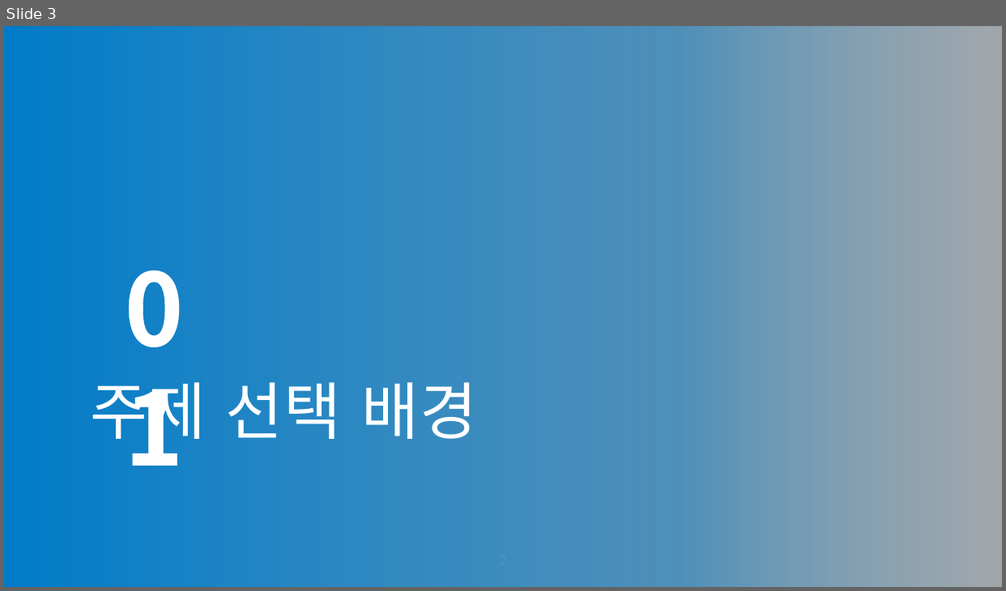
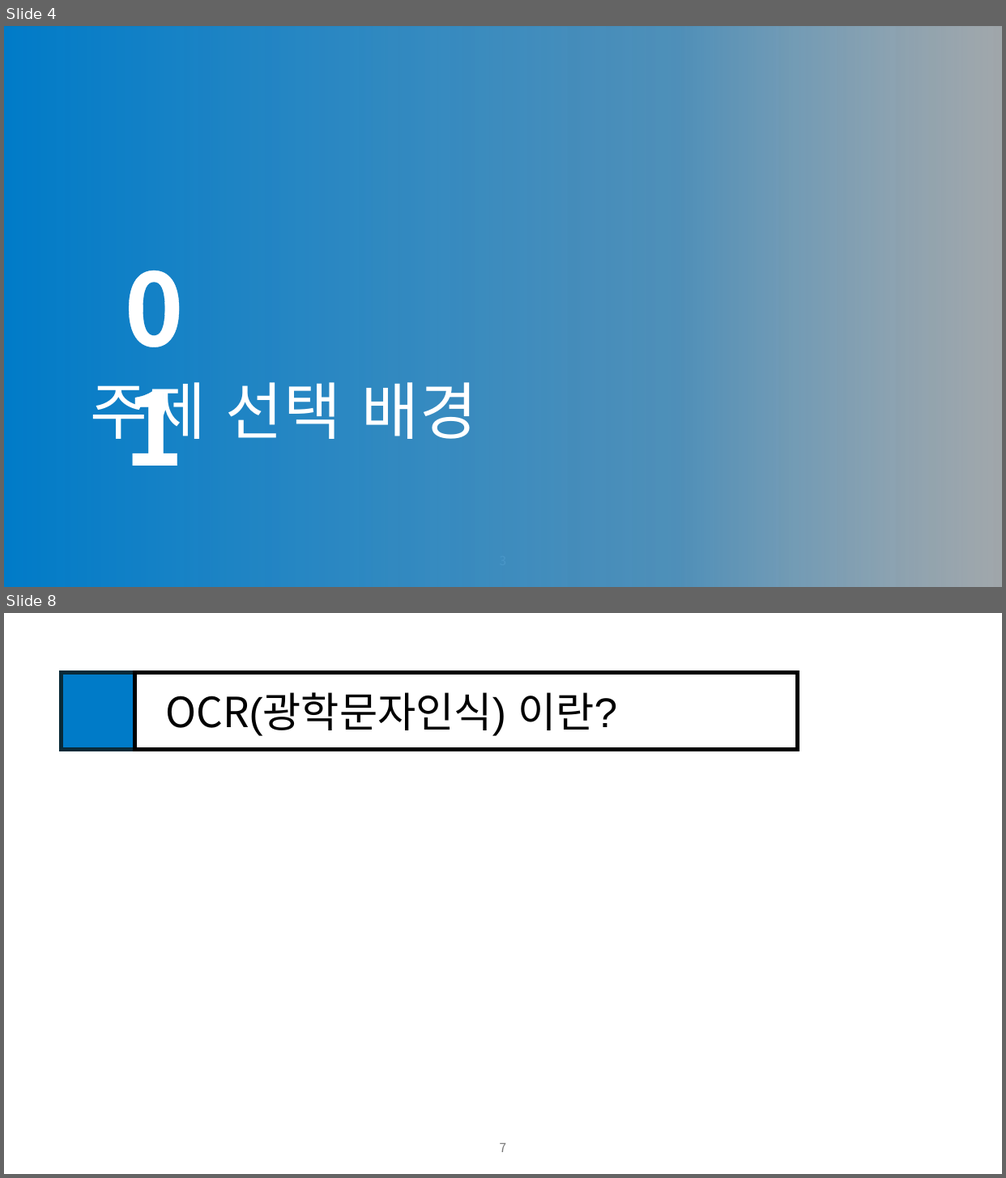
Before and after one commit to naisksh32/2nd_TechSeminar, a slide deck: PPT/진짜 준비자료.pptx. Shown one above the other, each under a label of ours: slide 3 before the commit, slides 4 and 8 after it; the slides between them are not shown. The pictures are 1006x591 and 1006x1178 pixels, drawn with LibreOffice and Linux fonts; fonts in the diff are those of the drawing; background and template pictures are left out; a plain dark background stands for a picture behind light text. Boxes give left, top, right and bottom in pixels: in the first picture for what was removed or moved away, otherwise in the second. Text is boxed around its words. In the diff, an @@ line names an element or a change of style, - is before the commit and + after.

```diff
--- a/PPT/진짜 준비자료.pptx
+++ b/PPT/진짜 준비자료.pptx
@@ slide 8 added at (4,613,1002,1174), background #FFFFFF @@
@@ rectangle added at (61,673,134,749), fill #007BC8, outline #092A39 4 pt @@
@@ rectangle added at (134,673,798,749), fill #FFFFFF, outline #000000 4 pt, 40 pt, text #000000 @@
+OCR(광학문자인식) 이란?
@@ page number added at (500,1144,507,1152), 12 pt, text #797979 @@
+7
@@ what was slide 3 is now slide 4 @@
```
Also in this commit, not shown: 2 slides changed, 24 other slides added, 4 slides removed, 45 other files.
